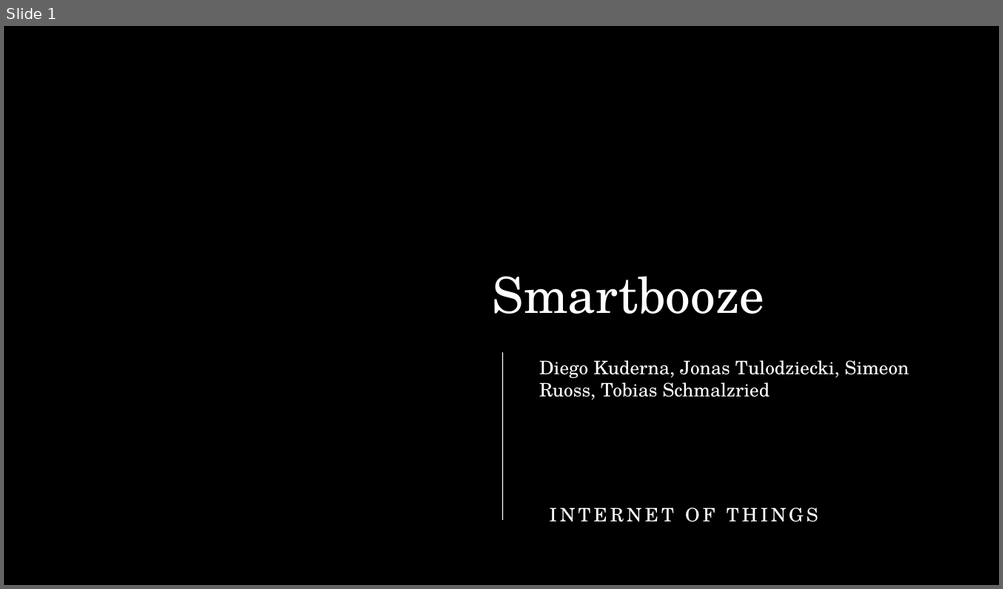
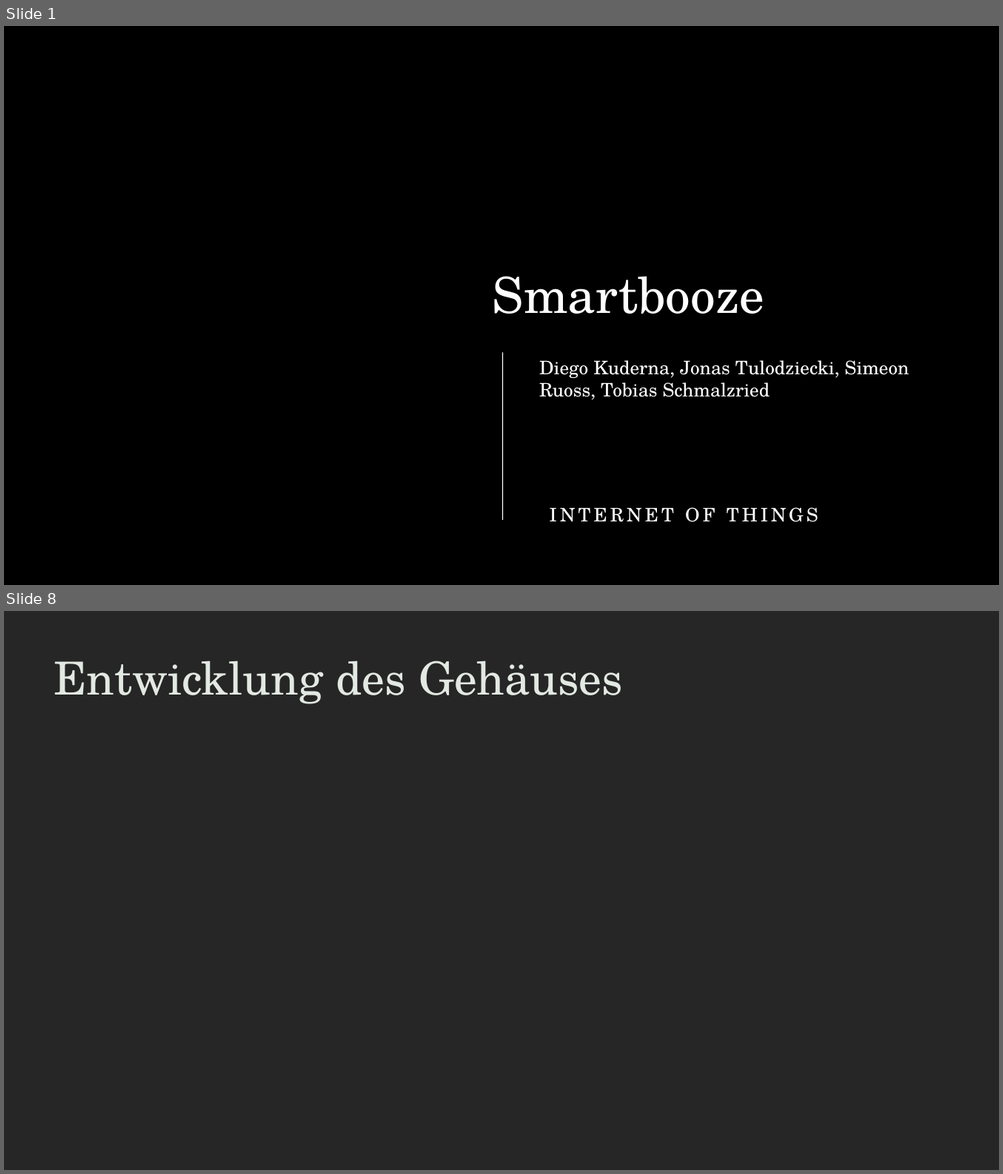
Before and after one commit to B4ldur-ts/smart-booze, a slide deck: Smartbooze_Pitch_Deck.pptx. Shown one above the other, each under a label of ours: slide 1 before the commit, slides 1 and 8 after it; the slides between them are not shown. The pictures are 1003x589 and 1003x1174 pixels, drawn with LibreOffice and Linux fonts; fonts in the diff are those of the drawing; background and template pictures are left out. Boxes give left, top, right and bottom in pixels: in the first picture for what was removed or moved away, otherwise in the second. Text is boxed around its words. In the diff, an @@ line names an element or a change of style, - is before the commit and + after.

```diff
--- a/Smartbooze_Pitch_Deck.pptx
+++ b/Smartbooze_Pitch_Deck.pptx
@@ slide 8 added at (4, 611, 999, 1170), background #262626 @@
@@ title added at (54, 661, 623, 704), 44 pt, text #E2E8E2 @@
+Entwicklung des Gehäuses
```
Also in this commit, not shown: 12 slides changed, 2 other slides added, 1 slide removed.
